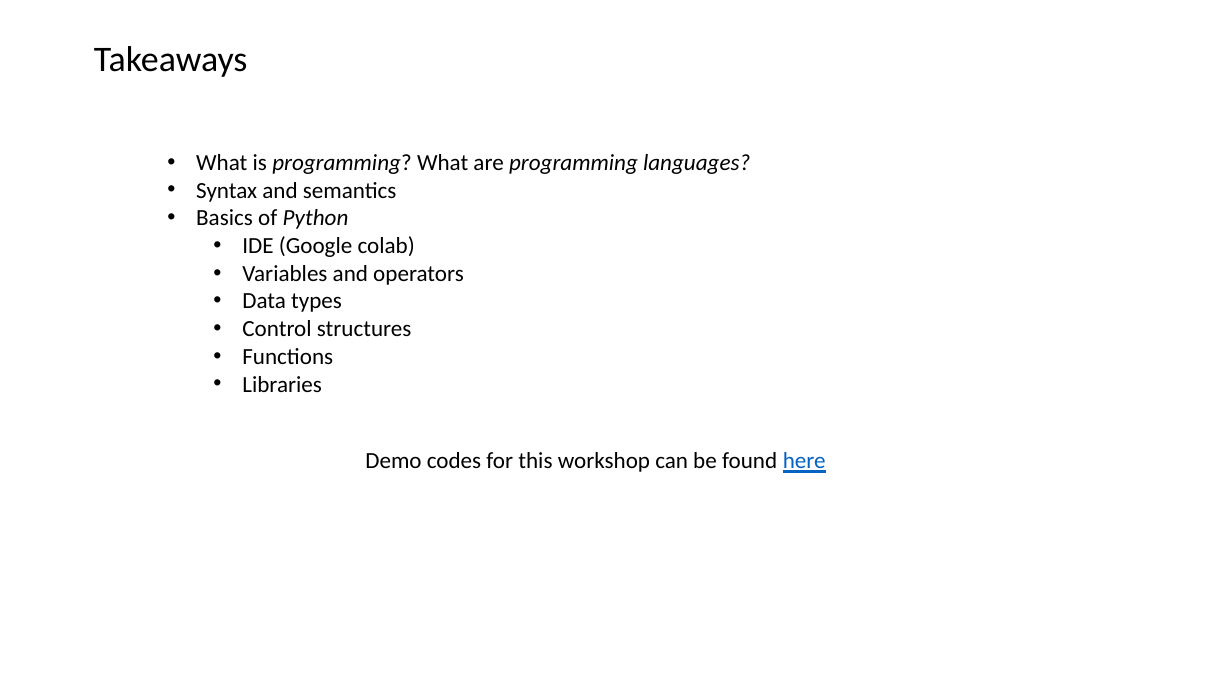
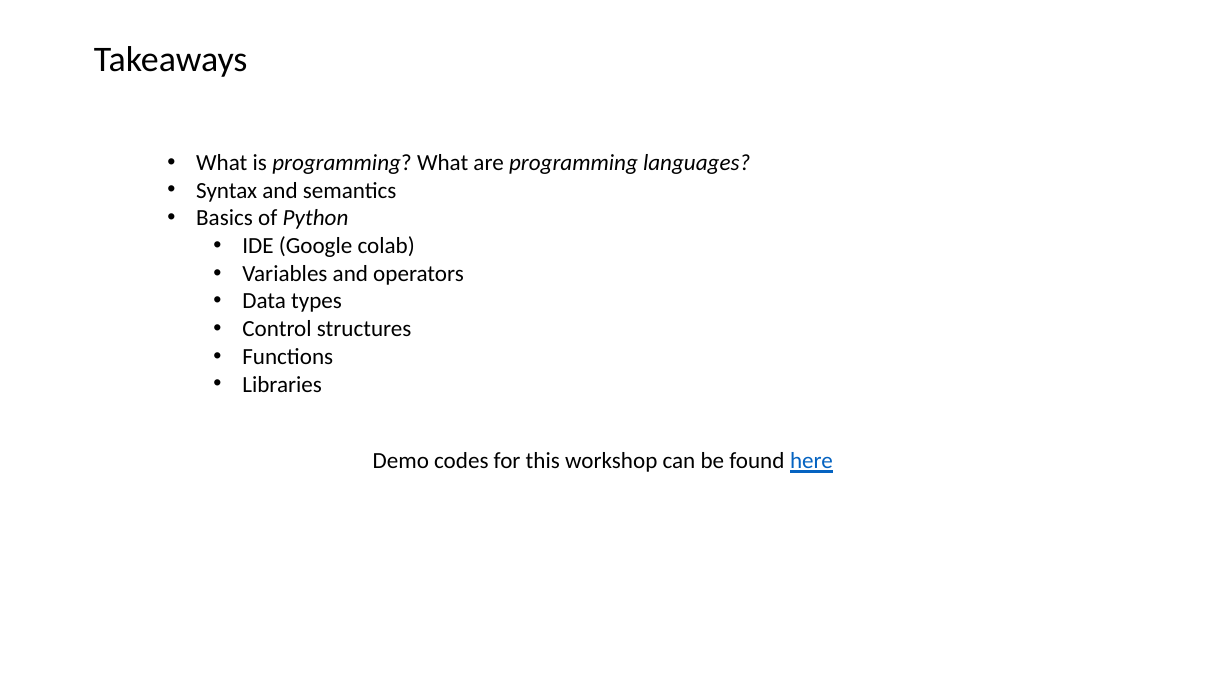
Before and after one commit to afrin-afia/AIMSS_python_workshop_2023, a slide deck: slide 21 of slides/intro_to_programming.pptx. Drawn at 1232x693 pixels with LibreOffice and Linux fonts; fonts in the diff are those of the drawing. Boxes give left, top, right and bottom in pixels: in the first picture for what was removed or moved away, otherwise in the second. Text is boxed around its words. In the diff, an @@ line names an element or a change of style, - is before the commit and + after.

```diff
--- a/slides/intro_to_programming.pptx
+++ b/slides/intro_to_programming.pptx
@@ text "Demo codes for this workshop ...": place and size @@
-text "Demo codes for this workshop ..." at [365,452,826,473]
+text "Demo codes for this workshop ..." at [373,452,833,473]
```
Also in this commit, not shown: 1 other file.
